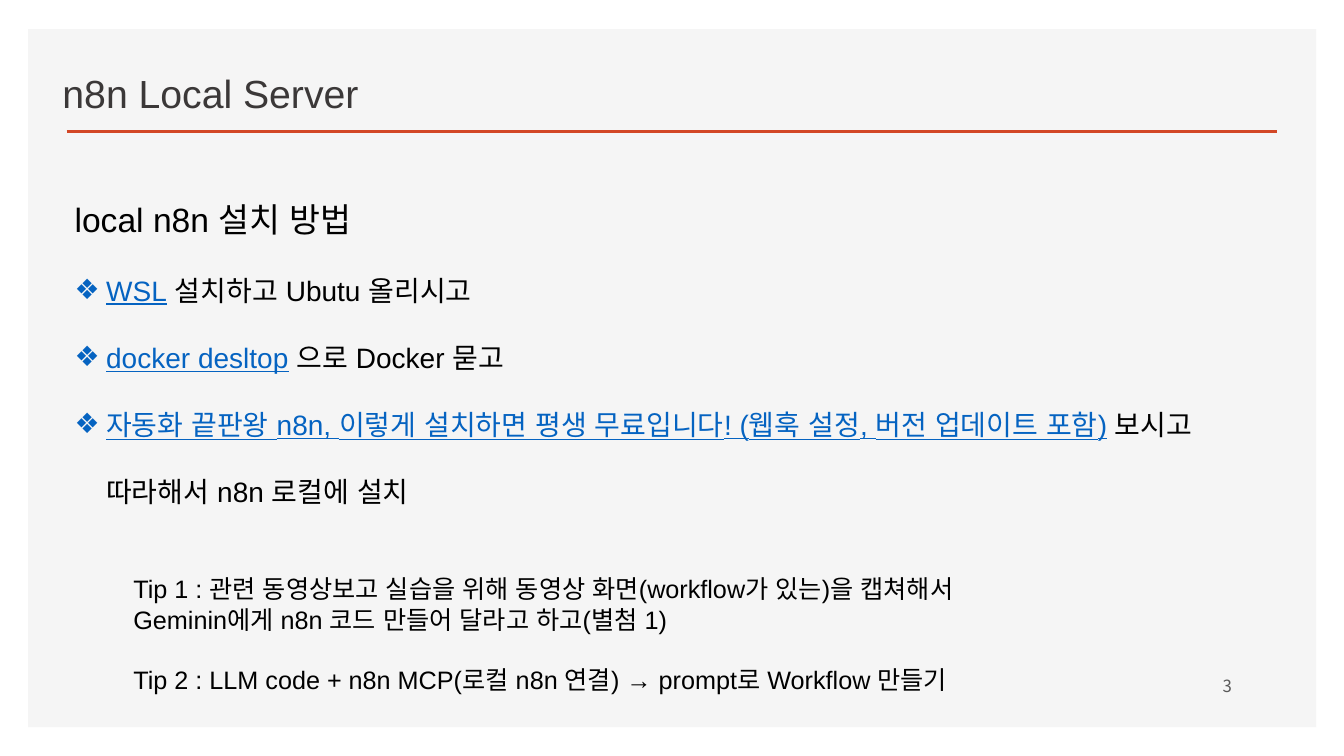
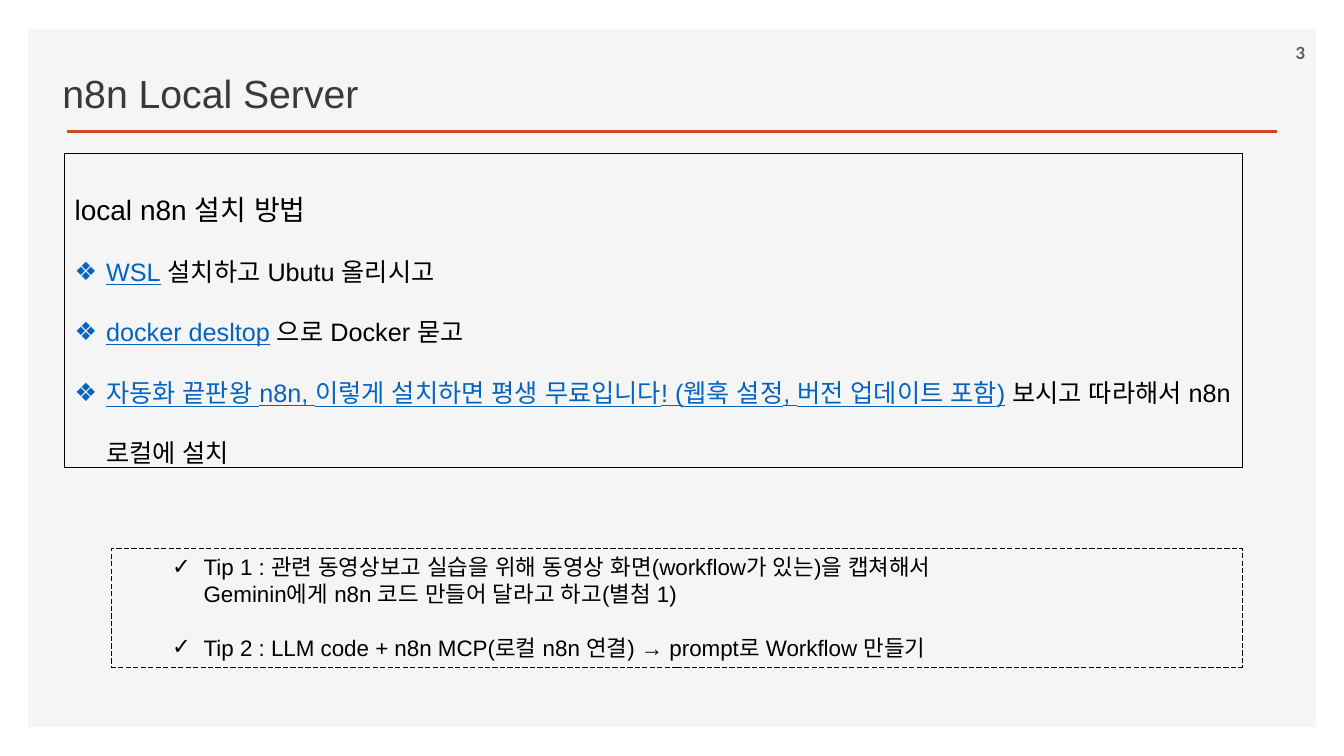
Before and after one commit to ancestor9/2026_Fall_AI-Workflow, a slide deck: slide 3 of PPTs/04_AI Workflow_n8n.pptx. Drawn at 1344x756 pixels with LibreOffice and Linux fonts; fonts in the diff are those of the drawing; background and template pictures are left out. Boxes give left, top, right and bottom in pixels: in the first picture for what was removed or moved away, otherwise in the second. Text is boxed around its words. In the diff, an @@ line names an element or a change of style, - is before the commit and + after.

```diff
--- a/PPTs/04_AI Workflow_n8n.pptx
+++ b/PPTs/04_AI Workflow_n8n.pptx
@@ page number: place and size @@
-page number at bbox=[1223, 679, 1232, 692]
+page number at bbox=[1296, 47, 1306, 59]
@@ page number at bbox=[1296, 47, 1306, 59]: font Noto Sans CJK KR to Lato, bold on @@
@@ rectangle "local n8n 설치 방법": place and size @@
-rectangle "local n8n 설치 방법" at bbox=[75, 204, 1192, 505]
+rectangle "local n8n 설치 방법" at bbox=[65, 154, 1242, 468]
@@ rectangle "local n8n 설치 방법" at bbox=[65, 154, 1242, 468]: size 24 to 20 pt in "local n8n 설치 방법"; size 20 to 18 pt in "WSL 설치하고 Ubutu 올리시고", "docker desltop 으로 Docker 묻고", "자동화 끝판왕 n8n, 이렇게 설치하면 평생 무료입니다! ..."; outline none to #000000 0.75 pt @@
@@ rectangle "Tip 1 : 관련 동영상보고 ...": place and size @@
-rectangle "Tip 1 : 관련 동영상보고 ..." at bbox=[133, 577, 953, 695]
+rectangle "Tip 1 : 관련 동영상보고 ..." at bbox=[112, 548, 1242, 667]
@@ rectangle "Tip 1 : 관련 동영상보고 ..." at bbox=[112, 548, 1242, 667]: size 18 to 16 pt; bullet none to ✓; outline none to #000000 0.75 pt dashed @@
```
Also in this commit, not shown: 29 other slides changed, 12 slides added, 2 slides removed.
